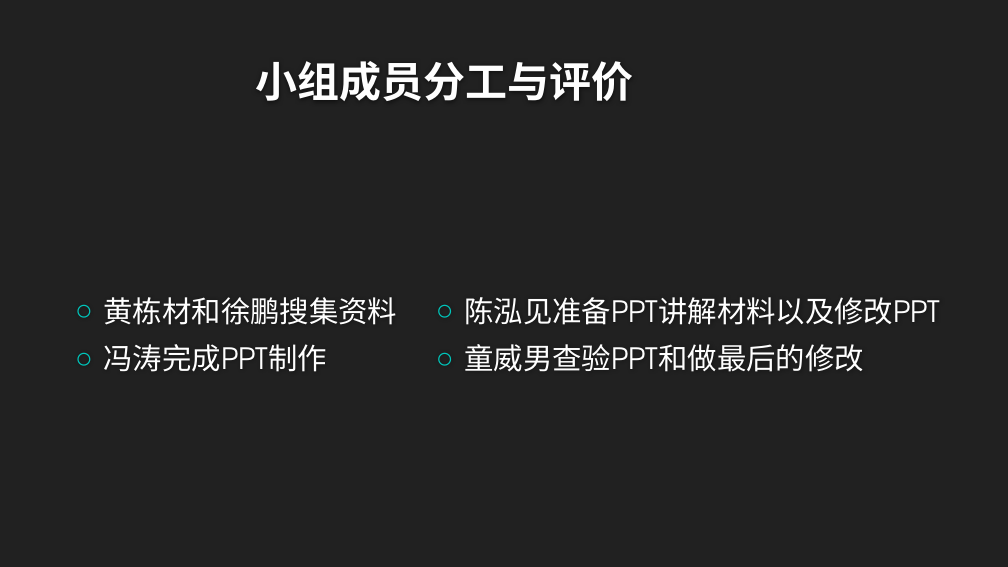
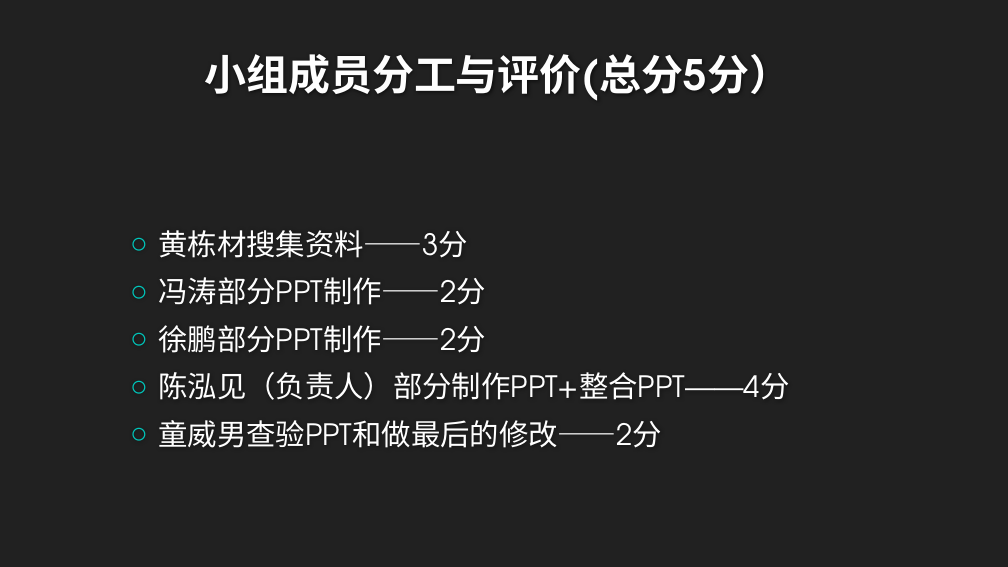
Before and after one commit to twn422/PRD2017, a slide deck: slide 22 of PRD-2017-G24/翻转课堂作业/UML概述/UML概述.pptx. Drawn at 1008x567 pixels with LibreOffice and Linux fonts; fonts in the diff are those of the drawing; background and template pictures are left out. Boxes give left, top, right and bottom in pixels: in the first picture for what was removed or moved away, otherwise in the second. Text is boxed around its words. In the diff, an @@ line names an element or a change of style, - is before the commit and + after.

Commit message:
修改任务分工及打分

```diff
--- a/PRD-2017-G24/翻转课堂作业/UML概述/UML概述.pptx
+++ b/PRD-2017-G24/翻转课堂作业/UML概述/UML概述.pptx
@@ title at (204,54,791,101): text changed @@
-小组成员分工与评价
+小组成员分工与评价(总分5分）
@@ text at (158,230,789,448): text changed @@
-○ 黄栋材和徐鹏搜集资料
-○ 冯涛完成PPT制作
+○ 黄栋材搜集资料——3分
+○ 冯涛部分PPT制作——2分
+○ 徐鹏部分PPT制作——2分
+○ 陈泓见（负责人）部分制作PPT+整合PPT——4分
+○ 童威男查验PPT和做最后的修改——2分
@@ text removed at (464,297,940,372) @@
-○ 陈泓见准备PPT讲解材料以及修改PPT
-○ 童威男查验PPT和做最后的修改
```
Also in this commit, not shown: 1 other slide changed.
